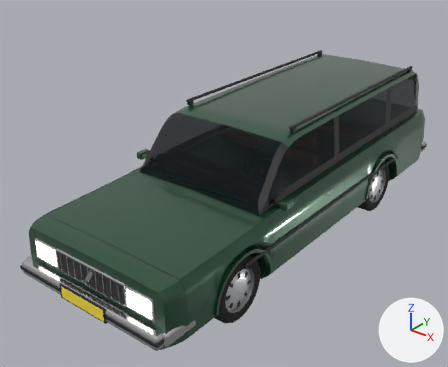
One commit to the glTF model godot/assets/models/volvi.glb: the scene before it, then after it.
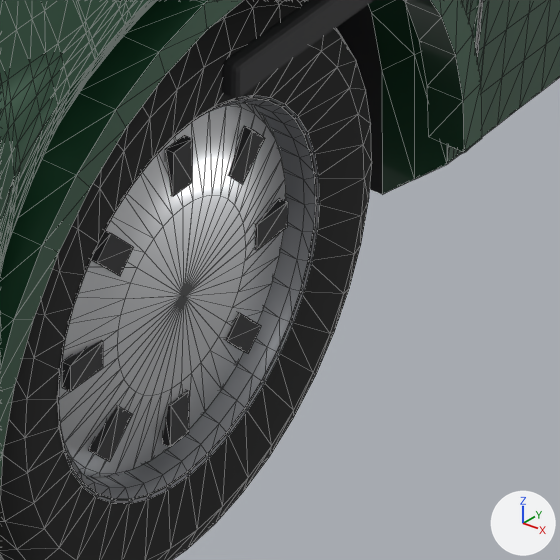
The first picture shows the older version from a 50 mm camera at (3.5, -5.03, 3.5) aimed at (-0.19, -0.42, 0.64). The close-ups show the older and then the newer version on the part from 49% to 63% of the width and 70% to 87% of the height of that picture. Only the edits that show in the close-ups are written down. The lights are fixed; the arrows at lower right show +X, +Y and +Z. The close-ups show mesh edges as thin lines. Where no turn or scale is listed for an object, it has been applied to the vertices.

In view in the first close-up: 'door_L', 'fender_L', 'flare_FL', 'strip_L', 'underbody', 'wheel_FL' and 1 more.
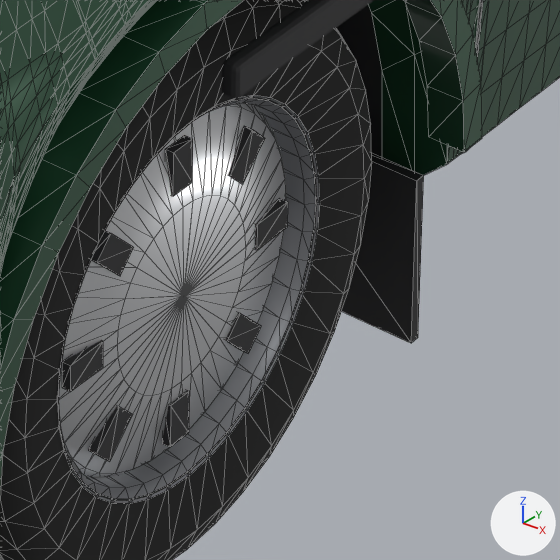
What differs and where, as boxes (x1, y1, x2, y2) in the close-ups (560 x 560 px):
'mudflap_FL', added (black)
    after: (342, 153, 424, 343)

Diff of the bpy script that builds the scene:
```diff
--- a/godot/assets/models/volvi.glb.py
+++ b/godot/assets/models/volvi.glb.py
@@ me_mudflap_fl @@
+me_mudflap_fl.from_pydata(...)  # a box spanning x -0.108..0.108, y -0.006..0.006, z -0.1..0.1
+me_mudflap_fl.materials.append(mat_trim)  # black #242427
@@ ob_mudflap_fl @@
+ob_mudflap_fl = bpy.data.objects.new('mudflap_FL', me_mudflap_fl)
+ob_mudflap_fl.location = (0.74, -1.115, 0.17)
```
